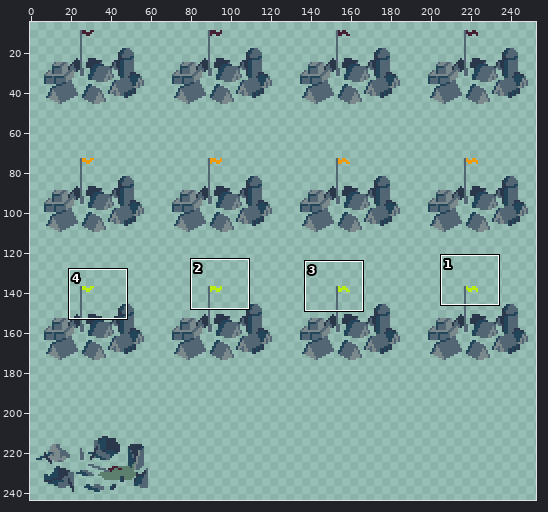
Two versions of one sprite sheet, assets/gfx/entities/settlement.png. Above, an overview of the earlier version with the close-up marked.
Close-up. As it was:
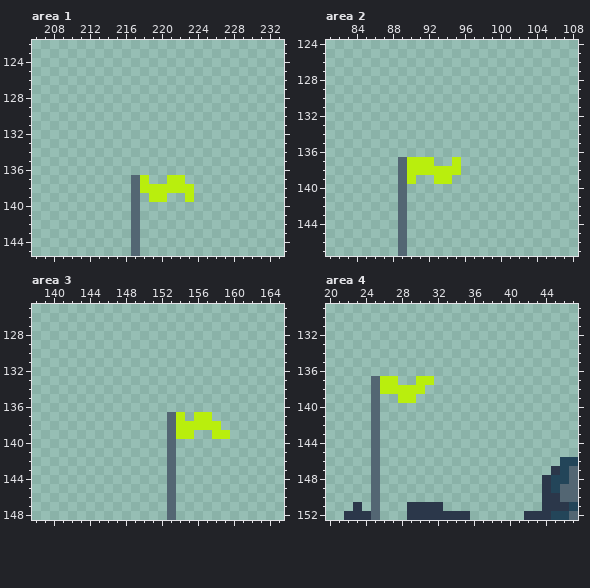
The file is 256x256 pixels. Colours within 5 levels of each other are drawn and written as one. Shown: area 1: x 206..233, y 122..145; area 2: x 81..108, y 124..147; area 3: x 138..165, y 125..148; area 4: x 20..47, y 129..152. The wide view leaves out empty margins. The commit also changed other parts of the picture, which this record leaves out.
The result:
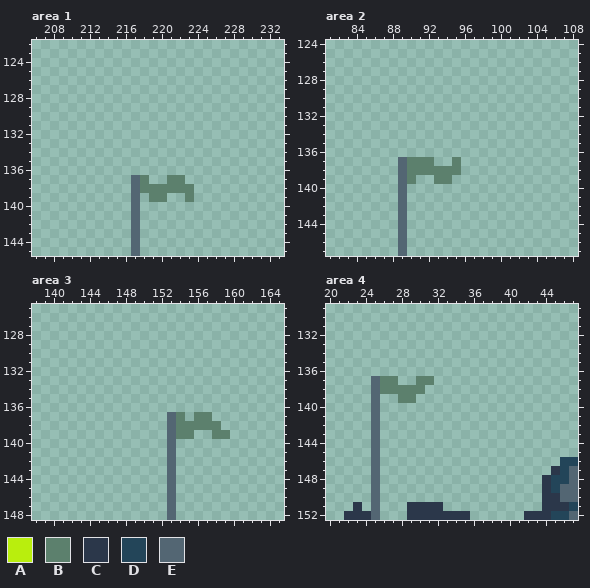
Palette (. is transparent): A #b9ee0d  B #5c806d  C #2b374a  D #234559  E #536673
The exact change:
Area 1:
The edit turns colour A into colour B in row 137 at x 218 and 221 to 222; in row 138 at x 218 to 223; in row 139 at x 219 to 220 and 223.
Area 2:
The edit turns colour A into colour B in row 137 at x 90 to 92 and 95; in row 138 at x 90 to 95; in row 139 at x 90 and 93 to 94.
Area 3:
The edit turns colour A into colour B in row 137 at x 154 and 156 to 157; in row 138 at x 154 to 158; in row 139 at x 154 to 155 and 158 to 159.
Area 4:
The edit turns colour A into colour B in row 137 at x 26 to 27 and 30 to 31; in row 138 at x 26 to 30; in row 139 at x 28 to 29.
Boxes around the changes in both close-ups, in picture pixels (x1, y1, x2, y2):
changed: (140, 175, 194, 202)
changed: (407, 157, 461, 184)
changed: (176, 412, 230, 439)
changed: (380, 376, 434, 403)
